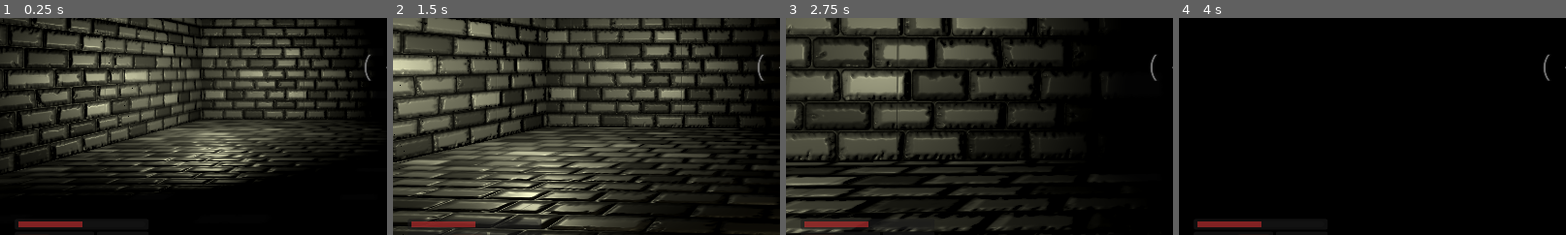
Above: before the commit, frames 1-4 (left to right).
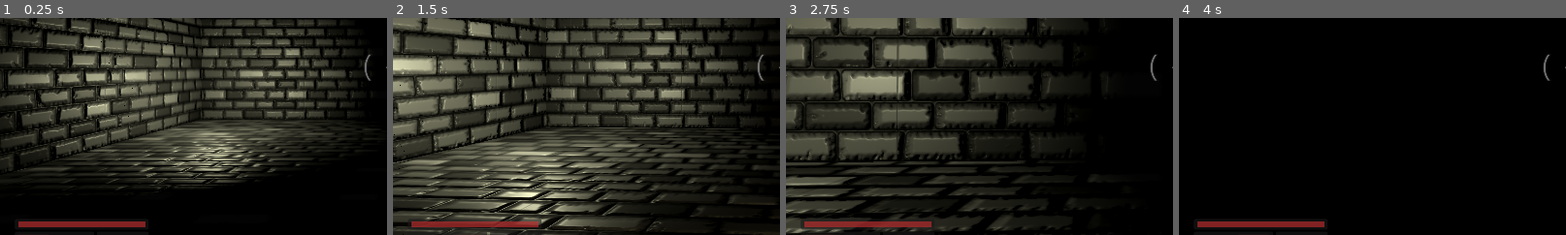
Above: after the commit, the same moments.

Repository: Norodix/SecretCaster
Game: Godot game, scene res://world.tscn
Same seed, same stepped clock (60 frames per second), same inputs: the game is played once before the commit and once after it.
Inputs (mouse positions are % of the whole screen's width and height, from its top left):
- Up to frame 1 (0.25 s): no input
- Up to frame 2 (1.5 s): move the mouse to (55, 50) at 0.52 s; hold W (forwards) from 0.53 s (still down); right-click (55, 50) at 0.6 s; tap Space (jump) at 0.77 s; move the mouse to (45, 50) at 1.27 s; click (45, 50) at 1.35 s
- Up to frame 3 (2.75 s): keep holding W (forwards); tap Space (jump) at 1.52 s; move the mouse to (52, 48) at 2.02 s; right-click (52, 48) at 2.1 s
- Up to frame 4 (4 s): keep holding W (forwards); move the mouse to (49, 52) at 2.77 s; click (49, 52) at 2.85 s; tap Space (jump) at 3.02, 3.77 s; move the mouse to (57, 51) at 3.52 s; right-click (57, 51) at 3.6 s
The pictures show only the part of the screen within x 0-50%, y 39-88%; the shares and areas given below are measured in that part.

The runs differ from the first frame. In frame 1, 0.4% of the frame differs, in the area x 21-38%, y 93-97%; in frame 2, 0.4%; in frame 3, 0.4%; in frame 4, 0.4%.

Commit message:
Add enemy damage to wraith

Diff:
--- a/src/Enemy/Wraith/wraith.gd
+++ b/src/Enemy/Wraith/wraith.gd
@@ -9,6 +9,8 @@
 
 @onready var animState : AnimationNodeStateMachinePlayback = \
 		$Wraith_Model/AnimationTree.get("parameters/StateMachine/playback")
+@onready var swordArea : Area3D = find_child("SwordArea")
+var has_hit = false # indicates if the sword has hit the player in this swing
 
 # behavior state machine
 var states = {
@@ -76,6 +78,7 @@
 
 # called once when the agent enters the attack state
 func attack():
+	has_hit = false
 	animState.travel("Wraith_Attack")
 
 
@@ -108,6 +111,13 @@
 	var offset = global_position - player.global_position
 	if state == "direct" and offset.length() < 3:
 		trigger_state_transisiton("attack")
+	if state == "attack":
+		# Check if the sword has hit the player
+		var bodies = swordArea.get_overlapping_bodies()
+		for body in bodies:
+			if body.has_method("damage") and not has_hit:
+				body.damage()
+				has_hit = true
 
 
 func random_with_weights(possiblities : Array):
--- a/src/Wraith/wraith_model.tscn
+++ b/src/Wraith/wraith_model.tscn
@@ -25,6 +25,9 @@
 material = SubResource("StandardMaterial3D_nhqvg")
 radius = 0.1
 height = 0.2
+
+[sub_resource type="BoxShape3D" id="BoxShape3D_44cwj"]
+size = Vector3(0.187256, 2.44858, 0.344568)
 
 [sub_resource type="AnimationNodeAnimation" id="AnimationNodeAnimation_7pmwl"]
 animation = &"Wraith_Eye_Thingy"
@@ -110,6 +113,19 @@
 process_material = SubResource("ParticleProcessMaterial_u70s2")
 draw_pass_1 = SubResource("SphereMesh_sc4gc")
 
+[node name="BoneAttachment3D2" type="BoneAttachment3D" parent="Armature/Skeleton3D" index="2"]
+transform = Transform3D(-0.498267, -0.0379138, 0.866194, 0.863696, 0.0657329, 0.499708, -0.0758833, 0.997117, -6.55651e-06, -0.0359607, 1.04623, 0.0452293)
+bone_name = "Weapon"
+bone_idx = 6
+
+[node name="SwordArea" type="Area3D" parent="Armature/Skeleton3D/BoneAttachment3D2" index="0"]
+collision_layer = 0
+collision_mask = 2
+
+[node name="CollisionShape3D" type="CollisionShape3D" parent="Armature/Skeleton3D/BoneAttachment3D2/SwordArea" index="0"]
+transform = Transform3D(0.853729, 0.084888, -0.513766, -0.00751933, 0.988538, 0.150839, 0.520683, -0.124911, 0.844567, 0.0115033, 1.05791, -0.0810635)
+shape = SubResource("BoxShape3D_44cwj")
+
 [node name="AnimationTree" type="AnimationTree" parent="." index="2"]
 tree_root = SubResource("AnimationNodeBlendTree_borp5")
 anim_player = NodePath("../AnimationPlayer")
--- a/src/hud.tscn
+++ b/src/hud.tscn
@@ -203,7 +203,7 @@
 layout_mode = 2
 size_flags_vertical = 1
 theme_override_styles/fill = SubResource("StyleBoxFlat_bxw4b")
-value = 50.0
+value = 100.0
 show_percentage = false
 
 [node name="AmmoBG" type="PanelContainer" parent="Control/16-9-aspect/Control"]
--- a/src/player.gd
+++ b/src/player.gd
@@ -7,6 +7,7 @@
 var vh_damping = 0.9
 var vh_acc = 100
 var mousespeed = 0.001
+var health = 100
 
 var action_history = PackedStringArray()
 var historysize = 10
@@ -124,6 +125,18 @@
 	if not $Pistol_Reload_Cooldown.is_stopped():
 		return true
 	return false
+
+
+func damage(hit : float = 10):
+	print("damage")
+	if not $Damage_Cooldown.is_stopped():
+		# Player cannot be damaged so quickly again
+		return
+	self.health -= hit
+	$Damage_Cooldown.start()
+	$HUD.damage()
+	find_child("Healthbar").value = health # TODO ugly
+
 
 # Bingibungel shoots the pistol in the comment
 func shoot_pistol():
--- a/src/player.tscn
+++ b/src/player.tscn
@@ -67,6 +67,9 @@
 [node name="Pistol_Reload_Cooldown" type="Timer" parent="."]
 one_shot = true
 
+[node name="Damage_Cooldown" type="Timer" parent="."]
+one_shot = true
+
 [node name="HUD" parent="." instance=ExtResource("11_ntyv5")]
 
 [connection signal="timeout" from="Pistol_Visibility_Timer" to="." method="_on_timer_timeout"]
Not shown: 1 places in src/Wraith/wraith_model.tscn that only renumber resources
Not shown: 1 places in src/hud.tscn that only renumber resources
